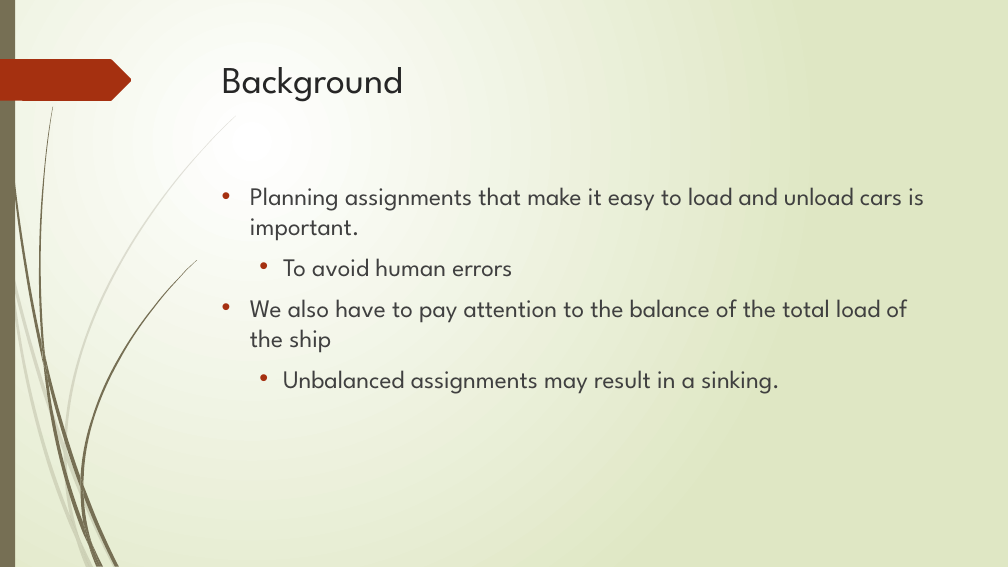
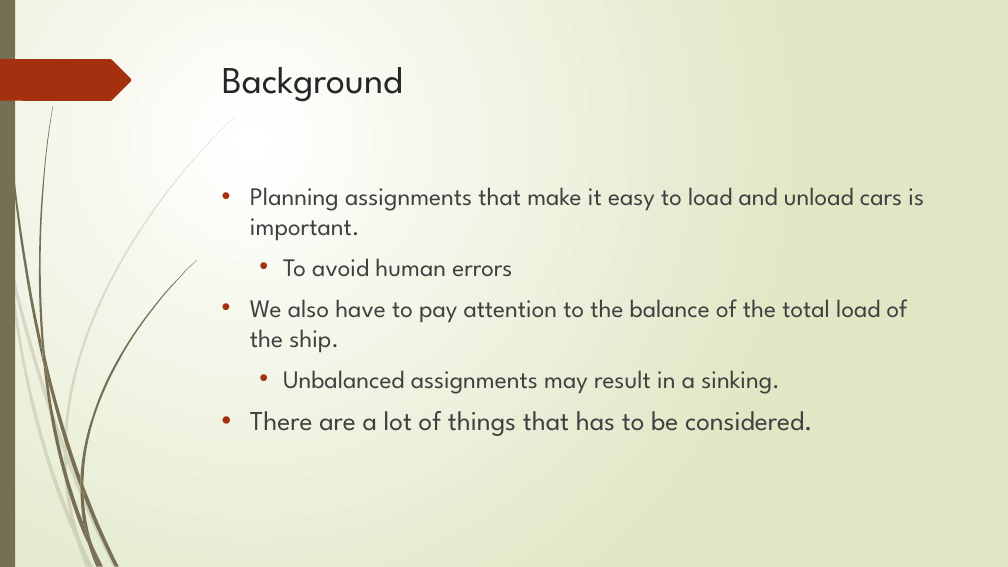
Before and after one commit to r-kurosu/kline_new, a slide deck: slide 4 of 中間報告.pptx. Drawn at 1008x567 pixels with LibreOffice and Linux fonts; fonts in the diff are those of the drawing. Boxes give left, top, right and bottom in pixels: in the first picture for what was removed or moved away, otherwise in the second. Text is boxed around its words. In the diff, an @@ line names an element or a change of style, - is before the commit and + after.

```diff
--- a/中間報告.pptx
+++ b/中間報告.pptx
@@ text at [250, 299, 908, 353]: text changed @@
-• We also have to pay attention to the balance of the total load of the ship
+• We also have to pay attention to the balance of the total load of the ship.
@@ text at [250, 411, 813, 436]: paragraph added @@
+• There are a lot of things that has to be considered.
```
Also in this commit, not shown: 11 other slides changed, 1 slide removed.
